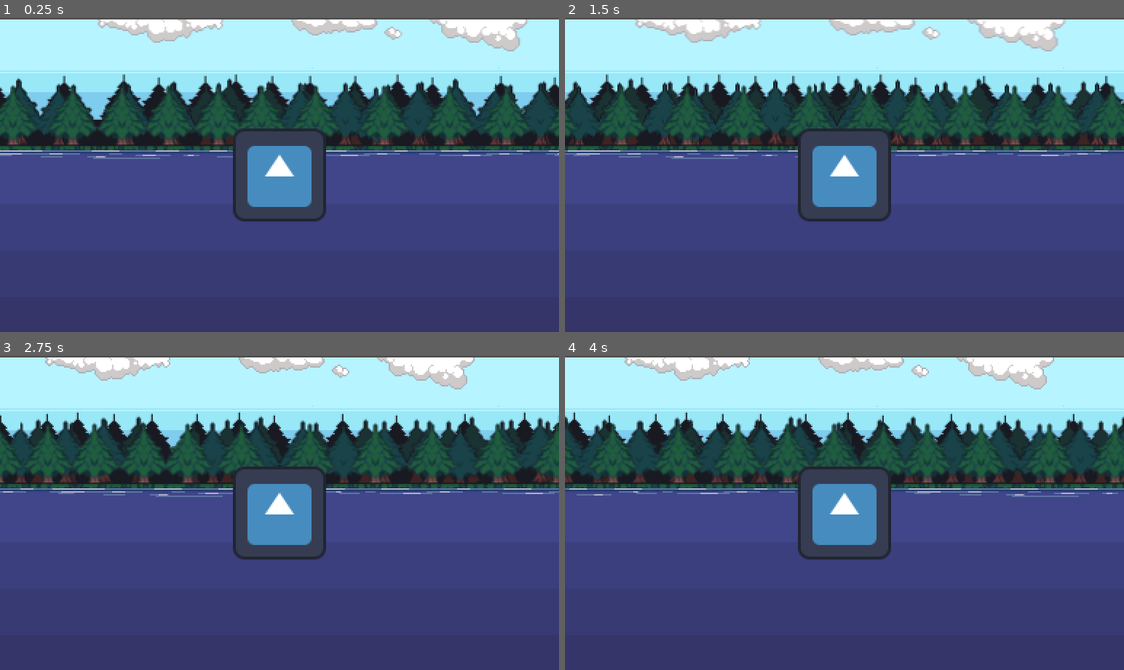
Above: before the commit, frames 1-4 (two rows, left to right).
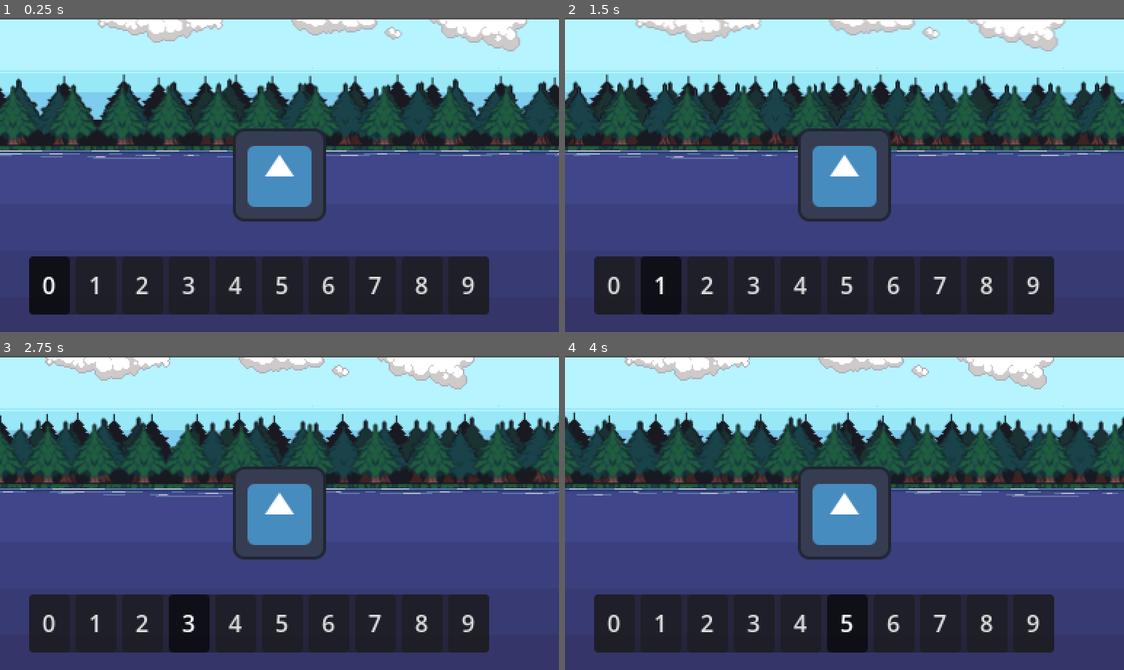
Above: after the commit, the same moments.

Repository: JuanPablo-29/Hoos-Fishing
Game: Godot game, scene res://scenes/MainGame.tscn
Two runs of this game, one before a commit and one after it. Both use one fixed random seed, a clock stepped at 60 frames per second and the inputs below. The engine's default icon, where the game draws it, is replaced by a stand-in: a white triangle on a blue panel in a dark square.
Inputs:
- Up to frame 1 (0.25 s): no input
- Up to frame 2 (1.5 s): tap Enter at 0.5 s; hold Right (move_right) 0.53-1.28 s; tap 0 (hotbar_0, bound only after the commit) at 0.6 s; tap 1 (hotbar_1, bound only after the commit) at 0.8, 1.35 s; hold Down (move_down) from 1.28 s (still down)
- Up to frame 3 (2.75 s): tap 2 (hotbar_2, bound only after the commit) at 1.55, 2.1 s; tap Space at 2 s; release Down (move_down) at 2.03 s; hold Right (move_right) from 2.03 s (still down); tap 3 (hotbar_3, bound only after the commit) at 2.3 s
- Up to frame 4 (4 s): release Right (move_right) at 2.78 s; hold Up (move_up) 2.78-3.53 s; tap 3 (hotbar_3, bound only after the commit) at 2.85 s; tap 4 (hotbar_4, bound only after the commit) at 3.05, 3.6 s; tap Enter at 3.5 s; hold Left (move_left) from 3.53 s (still down); tap 5 (hotbar_5, bound only after the commit) at 3.8 s

The runs differ from the first frame. In frame 1, 15% of the frame differs, in the area x 5-88%, y 75-95%; in frame 2, 15%; in frame 3, 15%; in frame 4, 15%.

Commit message:
Visual of hotbar with and able to press keys, closes #10

Diff:
--- a/project.godot
+++ b/project.godot
@@ -52,6 +52,56 @@
 , Object(InputEventKey,"resource_local_to_scene":false,"resource_name":"","device":-1,"window_id":0,"alt_pressed":false …(183 unchanged characters)…
 ]
 }
+hotbar_0={
+"deadzone": 0.2,
+"events": [Object(InputEventKey,"resource_local_to_scene":false,"resource_name":"","device":-1,"window_id":0,"alt_pressed":false,"shift_pressed":false,"ctrl_pressed":false,"meta_pressed":false,"pressed":false,"keycode":0,"physical_keycode":48,"key_label":0,"unicode":48,"location":0,"echo":false,"script":null)
+]
+}
+hotbar_1={
+"deadzone": 0.2,
+"events": [Object(InputEventKey,"resource_local_to_scene":false,"resource_name":"","device":-1,"window_id":0,"alt_pressed":false,"shift_pressed":false,"ctrl_pressed":false,"meta_pressed":false,"pressed":false,"keycode":0,"physical_keycode":49,"key_label":0,"unicode":49,"location":0,"echo":false,"script":null)
+]
+}
+hotbar_2={
+"deadzone": 0.2,
+"events": [Object(InputEventKey,"resource_local_to_scene":false,"resource_name":"","device":-1,"window_id":0,"alt_pressed":false,"shift_pressed":false,"ctrl_pressed":false,"meta_pressed":false,"pressed":false,"keycode":0,"physical_keycode":50,"key_label":0,"unicode":50,"location":0,"echo":false,"script":null)
+]
+}
+hotbar_3={
+"deadzone": 0.2,
+"events": [Object(InputEventKey,"resource_local_to_scene":false,"resource_name":"","device":-1,"window_id":0,"alt_pressed":false,"shift_pressed":false,"ctrl_pressed":false,"meta_pressed":false,"pressed":false,"keycode":0,"physical_keycode":51,"key_label":0,"unicode":51,"location":0,"echo":false,"script":null)
+]
+}
+hotbar_4={
+"deadzone": 0.2,
+"events": [Object(InputEventKey,"resource_local_to_scene":false,"resource_name":"","device":-1,"window_id":0,"alt_pressed":false,"shift_pressed":false,"ctrl_pressed":false,"meta_pressed":false,"pressed":false,"keycode":0,"physical_keycode":52,"key_label":0,"unicode":52,"location":0,"echo":false,"script":null)
+]
+}
+hotbar_5={
+"deadzone": 0.2,
+"events": [Object(InputEventKey,"resource_local_to_scene":false,"resource_name":"","device":-1,"window_id":0,"alt_pressed":false,"shift_pressed":false,"ctrl_pressed":false,"meta_pressed":false,"pressed":false,"keycode":0,"physical_keycode":53,"key_label":0,"unicode":53,"location":0,"echo":false,"script":null)
+]
+}
+hotbar_6={
+"deadzone": 0.2,
+"events": [Object(InputEventKey,"resource_local_to_scene":false,"resource_name":"","device":-1,"window_id":0,"alt_pressed":false,"shift_pressed":false,"ctrl_pressed":false,"meta_pressed":false,"pressed":false,"keycode":0,"physical_keycode":54,"key_label":0,"unicode":54,"location":0,"echo":false,"script":null)
+]
+}
+hotbar_7={
+"deadzone": 0.2,
+"events": [Object(InputEventKey,"resource_local_to_scene":false,"resource_name":"","device":-1,"window_id":0,"alt_pressed":false,"shift_pressed":false,"ctrl_pressed":false,"meta_pressed":false,"pressed":false,"keycode":0,"physical_keycode":55,"key_label":0,"unicode":55,"location":0,"echo":false,"script":null)
+]
+}
+hotbar_8={
+"deadzone": 0.2,
+"events": [Object(InputEventKey,"resource_local_to_scene":false,"resource_name":"","device":-1,"window_id":0,"alt_pressed":false,"shift_pressed":false,"ctrl_pressed":false,"meta_pressed":false,"pressed":false,"keycode":0,"physical_keycode":56,"key_label":0,"unicode":56,"location":0,"echo":false,"script":null)
+]
+}
+hotbar_9={
+"deadzone": 0.2,
+"events": [Object(InputEventKey,"resource_local_to_scene":false,"resource_name":"","device":-1,"window_id":0,"alt_pressed":false,"shift_pressed":false,"ctrl_pressed":false,"meta_pressed":false,"pressed":false,"keycode":0,"physical_keycode":57,"key_label":0,"unicode":57,"location":0,"echo":false,"script":null)
+]
+}
 
 [rendering]
 
--- /dev/null
+++ b/scenes/Hotbar.tscn
@@ -0,0 +1,91 @@
+[gd_scene format=3 uid="uid://fswxs08lxfc6"]
+
+[node name="Hotbar" type="Control" unique_id=1301476650]
+layout_mode = 3
+anchor_right = 0.73200005
+anchor_bottom = 0.5
+offset_left = 298.0
+offset_top = 192.0
+offset_right = 557.912
+offset_bottom = 300.0
+grow_horizontal = 2
+grow_vertical = 2
+
+[node name="HotbarPanel" type="PanelContainer" parent="." unique_id=210676308]
+layout_mode = 0
+offset_right = 40.0
+offset_bottom = 40.0
+
+[node name="Slots" type="HBoxContainer" parent="HotbarPanel" unique_id=1577980335]
+layout_mode = 2
+mouse_filter = 0
+
+[node name="Slot0" type="Button" parent="HotbarPanel/Slots" unique_id=953659170]
+custom_minimum_size = Vector2(28, 28)
+layout_mode = 2
+mouse_filter = 2
+toggle_mode = true
+text = "0"
+
+[node name="Slot1" type="Button" parent="HotbarPanel/Slots" unique_id=1782181432]
+custom_minimum_size = Vector2(28, 28)
+layout_mode = 2
+mouse_filter = 2
+toggle_mode = true
+text = "1"
+
+[node name="Slot2" type="Button" parent="HotbarPanel/Slots" unique_id=368346272]
+custom_minimum_size = Vector2(28, 28)
+layout_mode = 2
+mouse_filter = 2
+toggle_mode = true
+text = "2"
+
+[node name="Slot3" type="Button" parent="HotbarPanel/Slots" unique_id=1377855075]
+custom_minimum_size = Vector2(28, 28)
+layout_mode = 2
+mouse_filter = 2
+toggle_mode = true
+text = "3"
+
+[node name="Slot4" type="Button" parent="HotbarPanel/Slots" unique_id=1417188624]
+custom_minimum_size = Vector2(28, 28)
+layout_mode = 2
+mouse_filter = 2
+toggle_mode = true
+text = "4"
+
+[node name="Slot5" type="Button" parent="HotbarPanel/Slots" unique_id=1183875915]
+custom_minimum_size = Vector2(28, 28)
+layout_mode = 2
+mouse_filter = 2
+toggle_mode = true
+text = "5"
+
+[node name="Slot6" type="Button" parent="HotbarPanel/Slots" unique_id=534536967]
+custom_minimum_size = Vector2(28, 28)
+layout_mode = 2
+mouse_filter = 2
+toggle_mode = true
+text = "6"
+
+[node name="Slot7" type="Button" parent="HotbarPanel/Slots" unique_id=1515659221]
+custom_minimum_size = Vector2(28, 28)
+layout_mode = 2
+mouse_filter = 2
+toggle_mode = true
+text = "7"
+
+[node name="Slot8" type="Button" parent="HotbarPanel/Slots" unique_id=1024433360]
+custom_minimum_size = Vector2(28, 28)
+layout_mode = 2
+mouse_filter = 2
+toggle_mode = true
+text = "8"
+
+[node name="Slot9" type="Button" parent="HotbarPanel/Slots" unique_id=688281074]
+custom_minimum_size = Vector2(28, 28)
+layout_mode = 2
+mouse_filter = 2
+toggle_mode = true
+text = "9"
--- a/scenes/MainGame.tscn
+++ b/scenes/MainGame.tscn
@@ -2,6 +2,8 @@
 
 [ext_resource type="PackedScene" uid="uid://b3t74xir3luqf" path="res://scenes/Player.tscn" id="1_hat22"]
 [ext_resource type="PackedScene" uid="uid://bikvpinvkw8r4" path="res://scenes/Background.tscn" id="2_xej52"]
+[ext_resource type="PackedScene" uid="uid://fswxs08lxfc6" path="res://scenes/Hotbar.tscn" id="3_p73vr"]
+[ext_resource type="Script" uid="uid://t2bkptdsrbnn" path="res://scripts/hotbar.gd" id="4_t4bxf"]
 
 [node name="MainGame" type="Node" unique_id=1319835424]
 
@@ -27,6 +29,21 @@
 layout_mode = 3
 anchors_preset = 0
 
+[node name="Hotbar" parent="HudLayer/HudRoot" unique_id=1301476650 instance=ExtResource("3_p73vr")]
+custom_minimum_size = Vector2(30, 100)
+layout_mode = 1
+anchors_preset = 7
+anchor_left = 0.5
+anchor_top = 1.0
+anchor_right = 0.5
+anchor_bottom = 1.0
+offset_left = 20.0
+offset_top = 164.0
+offset_right = 279.912
+offset_bottom = 272.0
+grow_vertical = 0
+script = ExtResource("4_t4bxf")
+
 [node name="PauseLayer" type="CanvasLayer" parent="." unique_id=1384741688]
 
 [node name="PauseRoot" type="Control" parent="PauseLayer" unique_id=1080832072]
--- /dev/null
+++ b/scripts/hotbar.gd
@@ -0,0 +1,42 @@
+extends Control
+
+var selected_slot = 0
+
+@onready var slots = $HotbarPanel/Slots.get_children()
+
+
+func _ready():
+	update_hotbar()
+
+
+func _process(delta):
+	if Input.is_action_just_pressed("hotbar_0"):
+		select_slot(0)
+	elif Input.is_action_just_pressed("hotbar_1"):
+		select_slot(1)
+	elif Input.is_action_just_pressed("hotbar_2"):
+		select_slot(2)
+	elif Input.is_action_just_pressed("hotbar_3"):
+		select_slot(3)
+	elif Input.is_action_just_pressed("hotbar_4"):
+		select_slot(4)
+	elif Input.is_action_just_pressed("hotbar_5"):
+		select_slot(5)
+	elif Input.is_action_just_pressed("hotbar_6"):
+		select_slot(6)
+	elif Input.is_action_just_pressed("hotbar_7"):
+		select_slot(7)
+	elif Input.is_action_just_pressed("hotbar_8"):
+		select_slot(8)
+	elif Input.is_action_just_pressed("hotbar_9"):
+		select_slot(9)
+
+
+func select_slot(slot_number):
+	selected_slot = slot_number
+	update_hotbar()
+
+
+func update_hotbar():
+	for i in range(slots.size()):
+		slots[i].button_pressed = (i == selected_slot)
Not shown, added: scripts/hotbar.gd.uid
